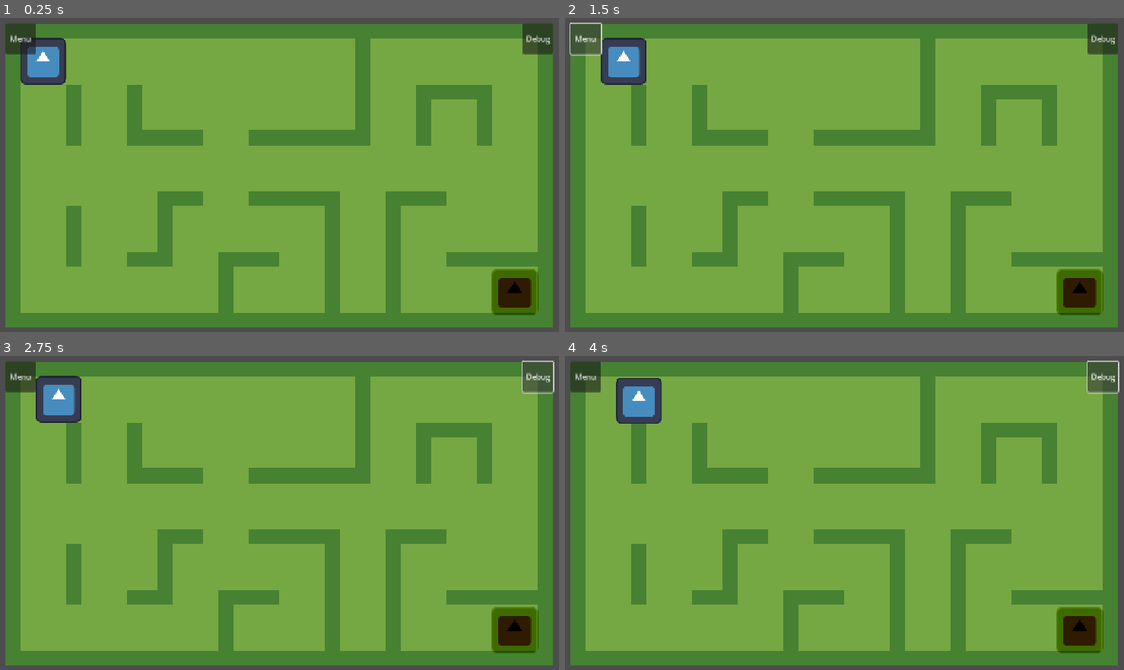
Above: before the commit, frames 1-4 (two rows, left to right).
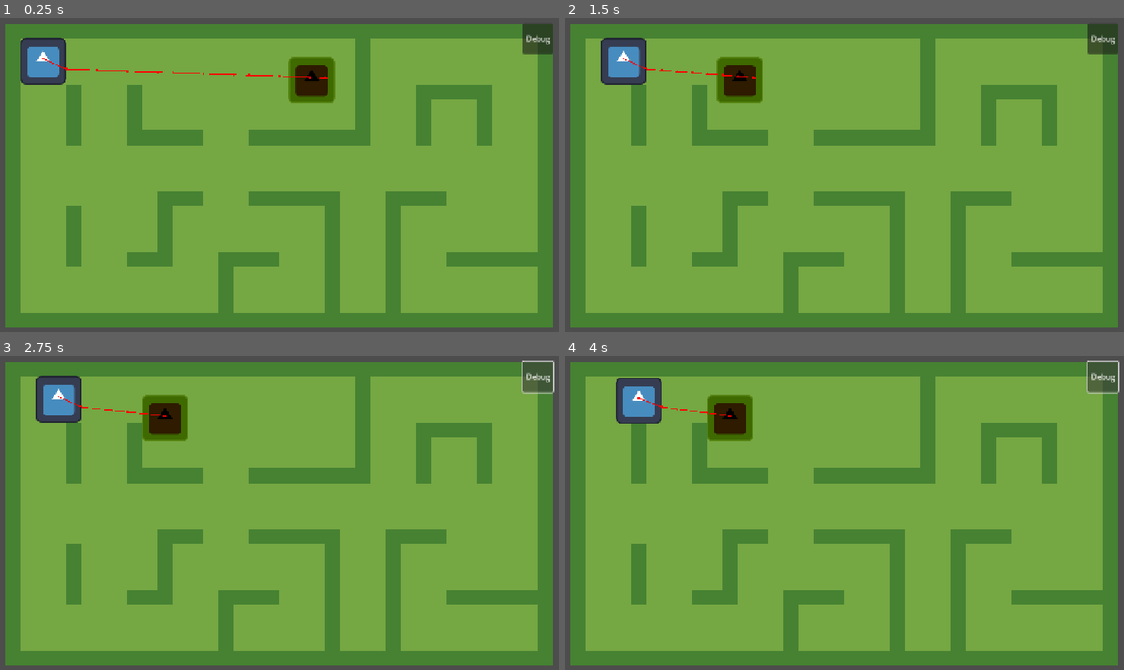
Above: after the commit, the same moments.

Repository: Jacon-ator/4444_Final_Project
Game: Godot game, scene res://level.tscn
The game is run twice, just before and just after one commit, with the same random seed, the same clock (stepped at 60 frames per second) and the same inputs. The engine's default icon, where the game draws it, is replaced by a stand-in: a white triangle on a blue panel in a dark square.
Inputs (mouse positions are in pixels of both pictures, inside the frame that each line leads up to):
- Up to frame 1 (0.25 s): no input
- Up to frame 2 (1.5 s): click (587, 39) at 0.5 s, where only the run before the commit has a clickable "Menu"; hold Right (ui_right) from 1.28 s (still down)
- Up to frame 3 (2.75 s): release Right (ui_right) at 2 s; click "Debug" at 2 s
- Up to frame 4 (4 s): tap Enter at 2.75 s; hold Down (ui_down) 2.78-3.53 s; tap Space at 3.5 s; hold Right (ui_right) from 3.53 s (still down)

The runs differ from the first frame. In frame 1, 3.1% of the frame differs, in the area x 0-97%, y 1-95%; in frame 2, 3.1%; in frame 3, 3.0%; in frame 4, 3.0%.

Commit message:
Laptop Push

Diff:
--- a/4444_final_project/enemy.tscn
+++ b/4444_final_project/enemy.tscn
@@ -1,5 +1,6 @@
-[gd_scene load_steps=4 format=3 uid="uid://b7gpu5v0govut"]
+[gd_scene load_steps=5 format=3 uid="uid://b7gpu5v0govut"]
 
+[ext_resource type="Script" uid="uid://0sg6d68pnwct" path="res://scripts/enemy.gd" id="1_4gyqm"]
 [ext_resource type="Texture2D" uid="uid://dt1rk5ngjig2e" path="res://icon.svg" id="2_qi2p4"]
 
 [sub_resource type="CanvasItemMaterial" id="CanvasItemMaterial_7k104"]
@@ -8,7 +9,10 @@
 [sub_resource type="RectangleShape2D" id="RectangleShape2D_7k104"]
 size = Vector2(95, 92)
 
-[node name="CharacterBody2D" type="CharacterBody2D"]
+[node name="Enemy" type="CharacterBody2D"]
+motion_mode = 1
+wall_min_slide_angle = 0.0
+script = ExtResource("1_4gyqm")
 
 [node name="Sprite2D" type="Sprite2D" parent="."]
 material = SubResource("CanvasItemMaterial_7k104")
@@ -20,5 +24,15 @@
 position = Vector2(0, 5)
 shape = SubResource("RectangleShape2D_7k104")
 
-[node name="MoveTimer" type="Timer" parent="."]
-wait_time = 0.245
+[node name="NavigationAgent2D" type="NavigationAgent2D" parent="."]
+path_desired_distance = 10.0
+debug_enabled = true
+debug_path_custom_color = Color(1, 0.0784314, 0.129412, 1)
+debug_path_custom_point_size = 32.29
+debug_path_custom_line_width = 1.94
+
+[node name="Timer" type="Timer" parent="."]
+wait_time = 0.137
+autostart = true
+
+[connection signal="timeout" from="Timer" to="." method="_on_timer_timeout"]
--- a/4444_final_project/level.tscn
+++ b/4444_final_project/level.tscn
@@ -2,10 +2,15 @@
 
 [ext_resource type="Texture2D" uid="uid://ch665wb8v33f6" path="res://tilemap palette.png" id="1_oi3di"]
 [ext_resource type="PackedScene" uid="uid://b7gpu5v0govut" path="res://enemy.tscn" id="3_0b4ue"]
-[ext_resource type="Script" uid="uid://ok0d7wlnju83" path="res://scripts/enemy.gd" id="3_1ainy"]
 [ext_resource type="Script" uid="uid://bkvel1jf7ipqg" path="res://scripts/button.gd" id="4_0b4ue"]
 [ext_resource type="PackedScene" uid="uid://cfxq7vqqmysnp" path="res://player.tscn" id="4_f2txt"]
 [ext_resource type="Script" uid="uid://33nkiof8nr8" path="res://scripts/player.gd" id="5_n6hdu"]
+
+[sub_resource type="NavigationPolygon" id="NavigationPolygon_1ainy"]
+vertices = PackedVector2Array(16, 16, -16, 16, -16, -16, 16, -16)
+polygons = Array[PackedInt32Array]([PackedInt32Array(0, 1, 2, 3)])
+outlines = Array[PackedVector2Array]([PackedVector2Array(-16, -16, 16, -16, 16, 16, -16, 16)])
+agent_radius = 0.0
 
 [sub_resource type="TileSetAtlasSource" id="TileSetAtlasSource_oi3di"]
 texture = ExtResource("1_oi3di")
@@ -13,10 +18,12 @@
 0:0/0 = 0
 0:0/0/physics_layer_0/polygon_0/points = PackedVector2Array(-16, -16, 16, -16, 16, 16, -16, 16)
 1:0/0 = 0
+1:0/0/navigation_layer_0/polygon = SubResource("NavigationPolygon_1ainy")
 
 [sub_resource type="TileSet" id="TileSet_0b4ue"]
 tile_size = Vector2i(32, 32)
 physics_layer_0/collision_layer = 1
+navigation_layer_0/layers = 1
 sources/0 = SubResource("TileSetAtlasSource_oi3di")
 
 [node name="Level" type="Node2D"]
@@ -26,12 +33,6 @@
 tile_set = SubResource("TileSet_0b4ue")
 
 [node name="Camera" type="Camera2D" parent="."]
-
-[node name="Enemy" parent="." node_paths=PackedStringArray("player_node", "tile_map_node") instance=ExtResource("3_0b4ue")]
-position = Vector2(495, 240)
-script = ExtResource("3_1ainy")
-player_node = NodePath("../Player")
-tile_map_node = NodePath("../TileMapLayer")
 
 [node name="Player" parent="." instance=ExtResource("4_f2txt")]
 position = Vector2(-497, -246)
@@ -45,9 +46,6 @@
 text = "Debug"
 script = ExtResource("4_0b4ue")
 
-[node name="Menu Button" type="Button" parent="."]
-offset_left = -576.0
-offset_top = -320.0
-offset_right = -512.0
-offset_bottom = -256.0
-text = "Menu"
+[node name="Enemy" parent="." node_paths=PackedStringArray("player_node") instance=ExtResource("3_0b4ue")]
+position = Vector2(100, -206)
+player_node = NodePath("../Player")
--- a/4444_final_project/scripts/enemy.gd
+++ b/4444_final_project/scripts/enemy.gd
@@ -4,97 +4,46 @@
 const TILE_SIZE = 32
 
 @export var player_node: Node2D
-@export var tile_map_node: TileMapLayer
+@onready var navigation_agent := $NavigationAgent2D as NavigationAgent2D
 
-var current_path: Array[Vector2i] = []
 
-@onready var move_timer: Timer = $MoveTimer
-var can_move: bool = true
 
-func _ready():
-	# Checks for timer node
-	if not has_node("MoveTimer"):
-		push_error("Enemy Timer Node not found")
-		disable_physics()
+func makePathToPlayer():
+	# updated the path to player position
+	if is_instance_valid(player_node):
+		navigation_agent.target_position = player_node.global_position
+	else:
+		print("Player node is not valid.")
+		$Timer.stop()
 
-	# runs function when the timer ends
-	move_timer.timeout.connect(_on_move_timer_timeout)
 
-	# makes sure it doesn't auto reset itself, if it does we run into sync issues
-	move_timer.one_shot = true # Ensure it's one-shot
+func _on_timer_timeout() -> void:
+	makePathToPlayer()
 
-	# Checks to see if all of the nodes are properly assigned
-	# If they are not it disables the physics so the enemy wony move
-	if player_node == null:
-		push_error("Enemy: No  Player Node Assigned")
-		disable_physics()
-	if tile_map_node == null:
-		push_error("Enemy: No Tilemap Node Assigned")
-		disable_physics()
+	# while enemy not at player
+	if not navigation_agent.is_navigation_finished():
+		# determine player position and make a path towards them
+		var current_agent_position := global_position
+		var next_path_position := navigation_agent.get_next_path_position()
 
-# function that disables physics
-func disable_physics():
-	set_physics_process(false)
-	return
+		var direction_vector = (next_path_position - current_agent_position).normalized()
 
-# Use @warning_ignore("unused_parameter") to silence the delta warning
-@warning_ignore("unused_parameter")
-func _physics_process(delta: float):
+		# grid movement
+		var grid_direction = Vector2.ZERO
+		if abs(direction_vector.x) > abs(direction_vector.y):
+			grid_direction.x = sign(direction_vector.x)
+		else:
+			grid_direction.y = sign(direction_vector.y)
 
-	# we only want to process physics when the enemy can move
-	if not can_move:
-		return
+		# prevents diagional movement
+		if grid_direction == Vector2.ZERO and direction_vector != Vector2.ZERO:
+			# edge cases
+			if abs(direction_vector.x) > 0.01: # Use a small threshold
+				grid_direction.x = sign(direction_vector.x)
+			elif abs(direction_vector.y) > 0.01:
+				grid_direction.y = sign(direction_vector.y)
 
-	# --- Pathfinding Logic --- (Only runs when can_move is true)
-	var start_tile = tile_map_node.local_to_map(global_position)
-	var end_tile = tile_map_node.local_to_map(player_node.global_position)
-
-	# Don't recalculate path if already at the target tile
-	if start_tile == end_tile:
-		return
-
-	current_path = calculate_custom_path(start_tile, end_tile)
-
-	# --- Movement Logic --- (Only runs when can_move is true)
-	if not current_path.is_empty():
-		var next_tile: Vector2i = current_path.pop_front()
-		if is_tile_walkable(next_tile):
-			# Snap to the next tile position instantly
-			global_position = tile_map_node.map_to_local(next_tile)
-
-			# Prevent moving again until timer finishes
-			can_move = false
-			move_timer.start() # Start the timer using its configured wait_time
-	else:
-		pass # Do nothing if path is empty, wait for next cycle
-
-# --- Timer Callback ---
-func _on_move_timer_timeout():
-	can_move = true # Allow movement calculation again
-
-# --- Helper Functions ---
-
-func calculate_custom_path(_start_tile: Vector2i, _end_tile: Vector2i) -> Array[Vector2i]:
-	#TODO: Impliment all of the pathfinding logic here
-	return []
-
-func is_tile_walkable(tile_coord: Vector2i) -> bool:
-	if tile_map_node == null:
-		return false # Cannot determine walkability
-
-	# Check if the tile exists and if it has collision
-	# Assumes your wall tiles are on physics layer 1 (or adjust as needed)
-	# You might need more sophisticated checks based on your TileSet setup
-	# Using layer 0 for get_cell_tile_data
-	var tile_data = tile_map_node.get_cell_tile_data(tile_coord)
-	if tile_data == null:
-		# Check if the coordinate is outside the used rectangle of the map
-		var map_rect = tile_map_node.get_used_rect()
-		if not map_rect.has_point(tile_coord):
-			return false # Outside map bounds is not walkable
-		return true # Assume empty space within map bounds is walkable
-
-	# Check if the specific tile has collision configured
-	# Assuming collision is on physics layer 0 of the tile data
-	var collision_polygons = tile_data.get_collision_polygons_count(0) # Physics Layer 0
-	return collision_polygons == 0 # Walkable if no collision shapes on this tile
+		# only move when valid move available
+		if grid_direction != Vector2.ZERO:
+			var motion = grid_direction * TILE_SIZE
+			move_and_collide(motion)
Not shown, changed: 4444_final_project/scripts/enemy.gd.uid
